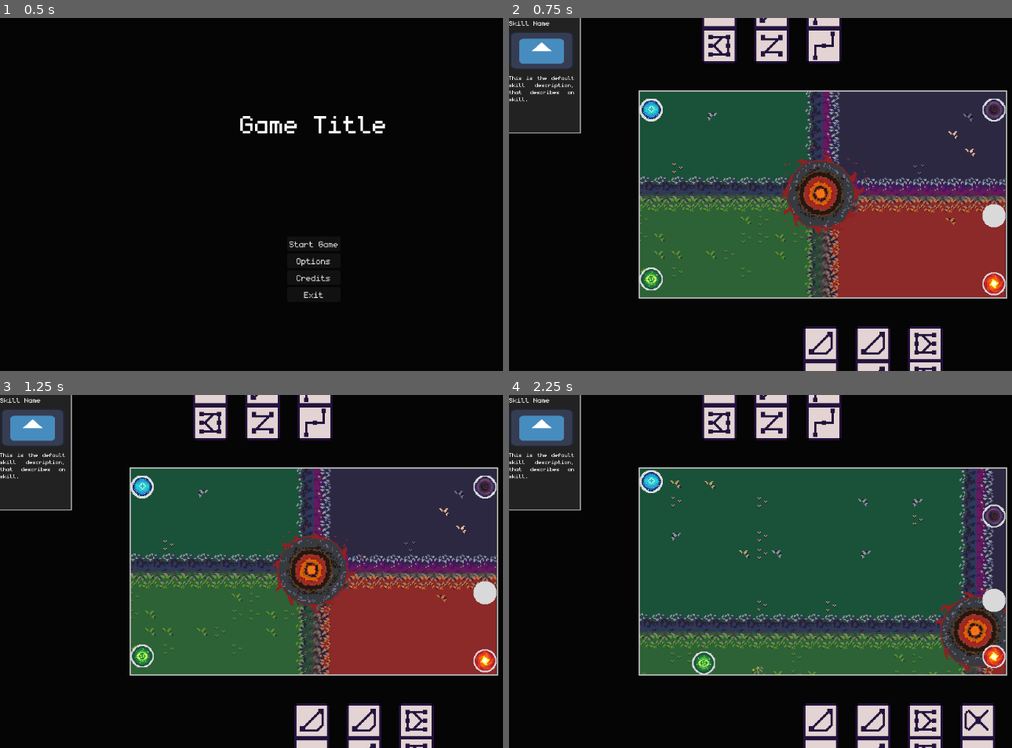
Above: before the commit, frames 1-4 (two rows, left to right).
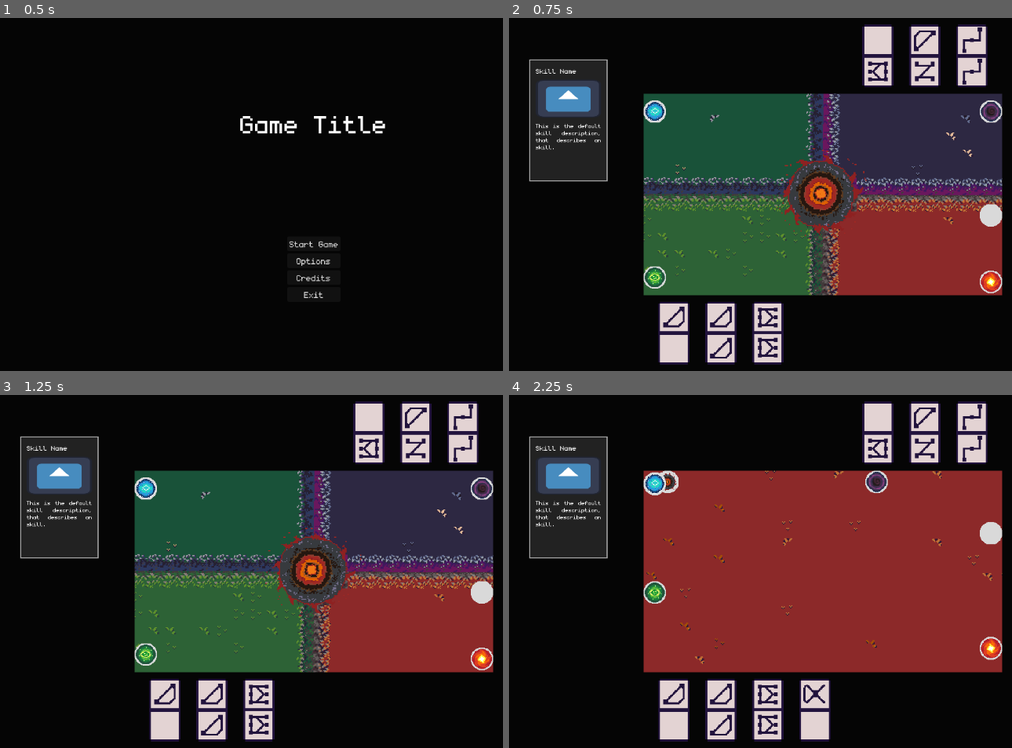
Above: after the commit, the same moments.

Repository: Juanxpeke/GD-BR2024
Game: Godot game, scene res://Core/GUI/MainMenu/main_menu.tscn
Same seed, same stepped clock (60 frames per second), same inputs: the game is played once before the commit and once after it. The engine's default icon, where the game draws it, is replaced by a stand-in: a white triangle on a blue panel in a dark square.
Inputs (mouse positions are in pixels of both pictures, inside the frame that each line leads up to):
- Up to frame 1 (0.5 s): no input
- Up to frame 2 (0.75 s): click "Start Game" at 0.5 s
- Up to frame 3 (1.25 s): no input
- Up to frame 4 (2.25 s): drag from (820, 571) to (991, 592) at 1.27 s; drag from (991, 638) to (871, 490) at 2.02 s

Frame 1 is identical in both runs. In frame 2, 28% of the frame differs, in the area x 0-100%, y 0-100%; in frame 3, 28%; in frame 4, 63%.

Commit message:
Improved match positions

Diff:
--- a/Core/Hand/hand.gd
+++ b/Core/Hand/hand.gd
@@ -15,9 +15,13 @@
 
 # Updates the dominoes layout
 func _update_dominoes_layout() -> void:
+	var initial_position = Vector2.LEFT * (GameManager.HAND_MAX_DOMINOES * 0.5 * Domino.SPRITE_WIDTH * (1 + DOMINOES_SEPARATION_FACTOR) - Domino.SPRITE_WIDTH * 0.5) + \
+			Vector2.UP * Domino.SPRITE_WIDTH
+
 	for i in range(dominoes.get_child_count()):
 		var domino = dominoes.get_child(i)
-		domino.position = Vector2(i * Domino.SPRITE_WIDTH * (1 + DOMINOES_SEPARATION_FACTOR), 0)
+		var domino_offset = Vector2.RIGHT * i * Domino.SPRITE_WIDTH * (1 + DOMINOES_SEPARATION_FACTOR)
+		domino.position = initial_position + domino_offset
 
 
 # Public
--- a/Core/Hand/hand.tscn
+++ b/Core/Hand/hand.tscn
@@ -3,6 +3,7 @@
 [ext_resource type="Script" path="res://Core/Hand/hand.gd" id="1_b8gfl"]
 
 [node name="Hand" type="Node2D"]
+scale = Vector2(0.9, 0.9)
 script = ExtResource("1_b8gfl")
 
 [node name="Dominoes" type="Node2D" parent="."]
--- a/Core/Match/match.gd
+++ b/Core/Match/match.gd
@@ -58,7 +58,7 @@
 # Swaps the skills of the entities
 func swap_skills() -> void:
 	var skills_cache = get_turn_owner().current_skills
-	get_turn_owner().set_current_skills(get_previous_turn_owner().skills)
+	get_turn_owner().set_current_skills(get_previous_turn_owner().current_skills)
 	get_previous_turn_owner().set_current_skills(skills_cache)
 
 #endregion
--- a/Core/Match/match.tscn
+++ b/Core/Match/match.tscn
@@ -8,25 +8,20 @@
 
 [sub_resource type="StyleBoxFlat" id="StyleBoxFlat_sqamv"]
 bg_color = Color(0.6, 0.6, 0.6, 0)
-border_width_left = 2
-border_width_top = 2
-border_width_right = 2
-border_width_bottom = 2
 
 [node name="Match" type="Node"]
 script = ExtResource("1_4yfw0")
-metadata/_edit_vertical_guides_ = [240.0, 912.0]
 
 [node name="PanelContainer" type="PanelContainer" parent="."]
-anchors_preset = -1
-anchor_left = 0.207
-anchor_top = 0.205
-anchor_right = 0.793
-anchor_bottom = 0.795
-offset_left = -0.46402
-offset_top = 0.159988
-offset_right = 0.463928
-offset_bottom = -0.160034
+anchors_preset = 8
+anchor_left = 0.5
+anchor_top = 0.5
+anchor_right = 0.5
+anchor_bottom = 0.5
+offset_left = -329.0
+offset_top = -185.0
+offset_right = 329.0
+offset_bottom = 185.0
 grow_horizontal = 2
 grow_vertical = 2
 mouse_filter = 1
@@ -40,7 +35,7 @@
 [node name="WorldViewport" type="SubViewport" parent="PanelContainer/WorldViewportContainer"]
 handle_input_locally = false
 physics_object_picking = true
-size = Vector2i(671, 378)
+size = Vector2i(658, 370)
 size_2d_override = Vector2i(1152, 648)
 size_2d_override_stretch = true
 render_target_update_mode = 4
@@ -51,10 +46,10 @@
 unique_name_in_owner = true
 
 [node name="Player" parent="Entities" instance=ExtResource("3_b6cyj")]
-position = Vector2(572, 630)
+position = Vector2(576, 636)
 
 [node name="Bob" parent="Entities" instance=ExtResource("4_21v77")]
-position = Vector2(578, 19)
+position = Vector2(576, 12)
 rotation = 3.14159
 
 [node name="Control" type="Control" parent="."]
@@ -66,5 +61,7 @@
 
 [node name="SkillCard" parent="Control" instance=ExtResource("5_oagnp")]
 layout_mode = 1
-offset_right = 72.128
-offset_bottom = 12.728
+offset_left = 49.0
+offset_top = 88.0
+offset_right = 169.0
+offset_bottom = 288.0
Not shown: 1 places in Core/Domino/domino.tscn that only renumber resources
Not shown: 1 places in Core/World/BackgroundBoard/background_board.tres that only renumber resources
